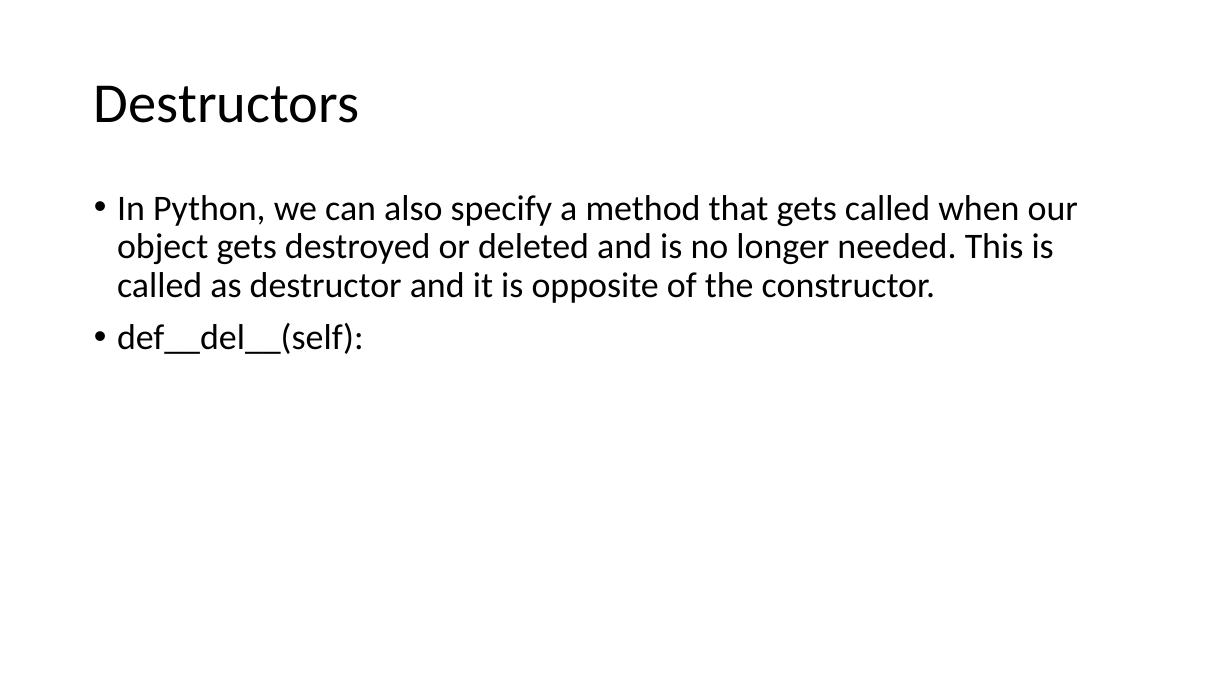
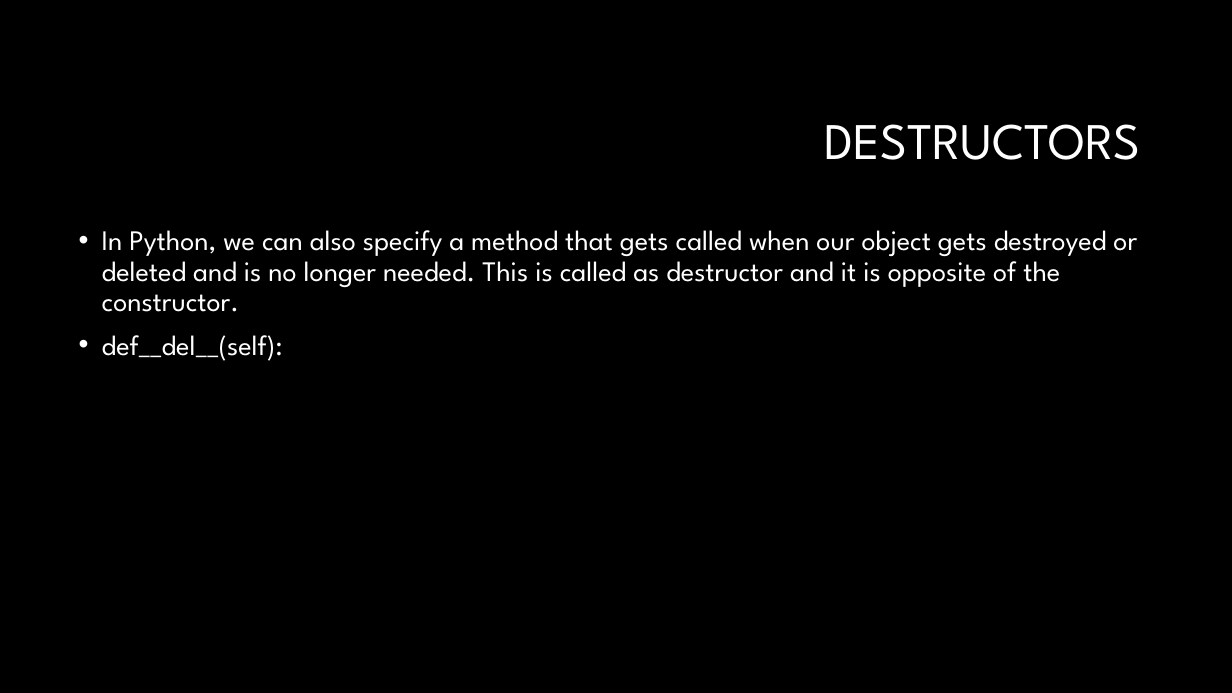
Before and after one commit to LuyangYin1/Python-for-everyone, a slide deck: slide 5 of Class-3/Classes and Objects.pptx. Drawn at 1232x693 pixels with LibreOffice and Linux fonts; fonts in the diff are those of the drawing; background and template pictures are left out. Boxes give left, top, right and bottom in pixels: in the first picture for what was removed or moved away, otherwise in the second. Text is boxed around its words. In the diff, an @@ line names an element or a change of style, - is before the commit and + after.

```diff
--- a/Class-3/Classes and Objects.pptx
+++ b/Class-3/Classes and Objects.pptx
@@ background #FFFFFF to #000000 @@
@@ title at (824, 124, 1140, 160): text changed; size 44 to 40 pt; font Calibri to League Spartan; text colour #000000 to #FFFFFF @@
-Destructors
+DESTRUCTORS
@@ text "In Python, we can also ...": place and size @@
-text "In Python, we can also ..." at (117, 195, 1078, 354)
+text "In Python, we can also ..." at (102, 230, 1137, 361)
@@ text "In Python, we can also ..." at (102, 230, 1137, 361): size 28 to 22 pt, font Calibri to League Spartan, text colour #000000 to #FFFFFF @@
```
Also in this commit, not shown: 7 other slides changed, 1 other file.
